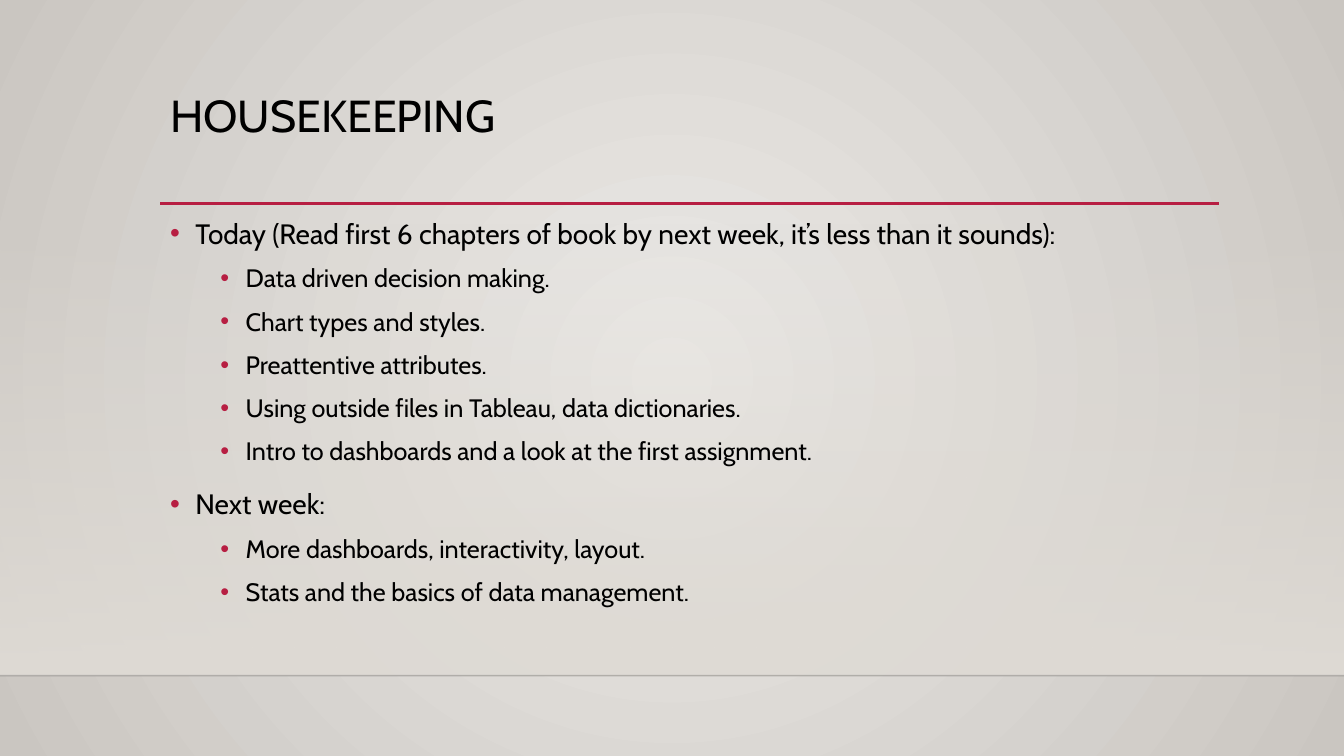
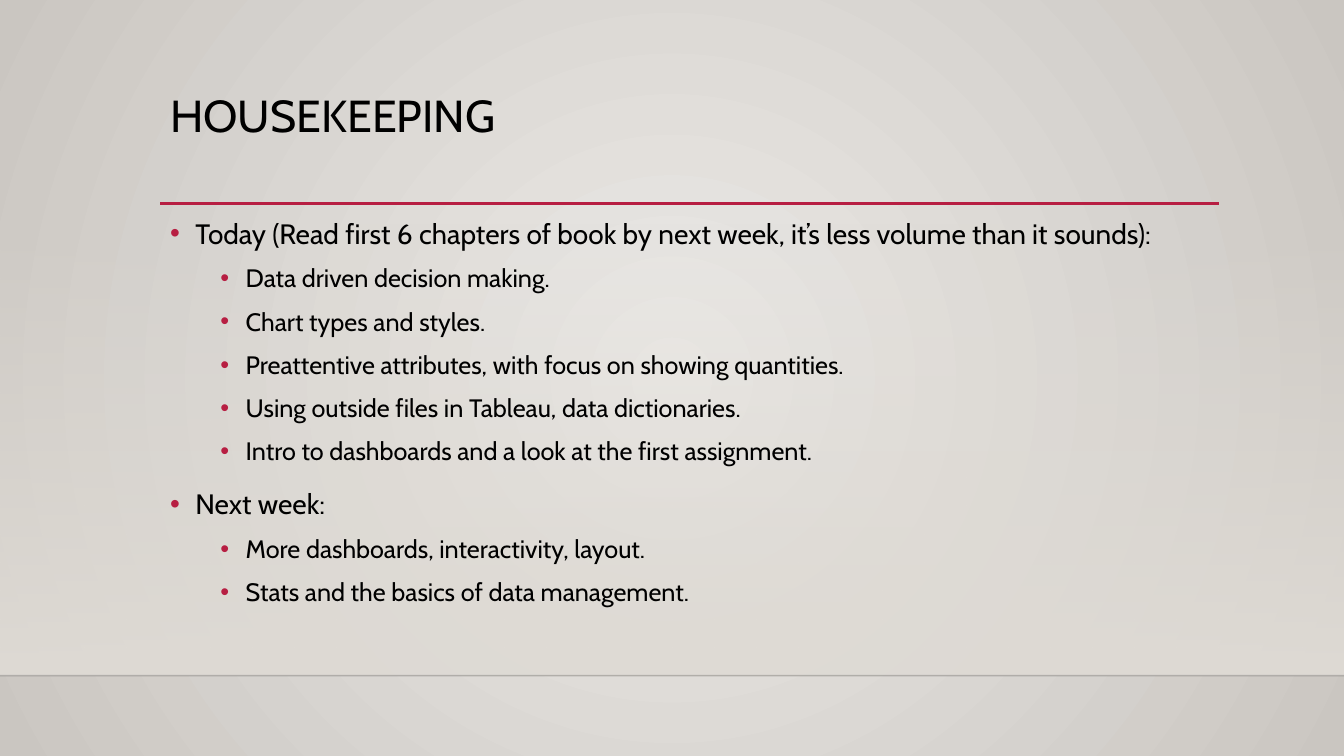
Before and after one commit to AkeemSemper/ml_datasets, a slide deck: slide 19 of slides/chapter_1_2.pptx. Drawn at 1344x756 pixels with LibreOffice and Linux fonts; fonts in the diff are those of the drawing; background and template pictures are left out. Boxes give left, top, right and bottom in pixels: in the first picture for what was removed or moved away, otherwise in the second. Text is boxed around its words. In the diff, an @@ line names an element or a change of style, - is before the commit and + after.

```diff
--- a/slides/chapter_1_2.pptx
+++ b/slides/chapter_1_2.pptx
@@ text at box(195, 223, 1151, 250): text changed @@
-• Today (Read first 6 chapters of book by next week, it’s less than it sounds):
+• Today (Read first 6 chapters of book by next week, it’s less volume than it sounds):
@@ text at box(246, 355, 843, 380): text changed @@
-  • Preattentive attributes.
+  • Preattentive attributes, with focus on showing quantities.
```
Also in this commit, not shown: 2 other files.
